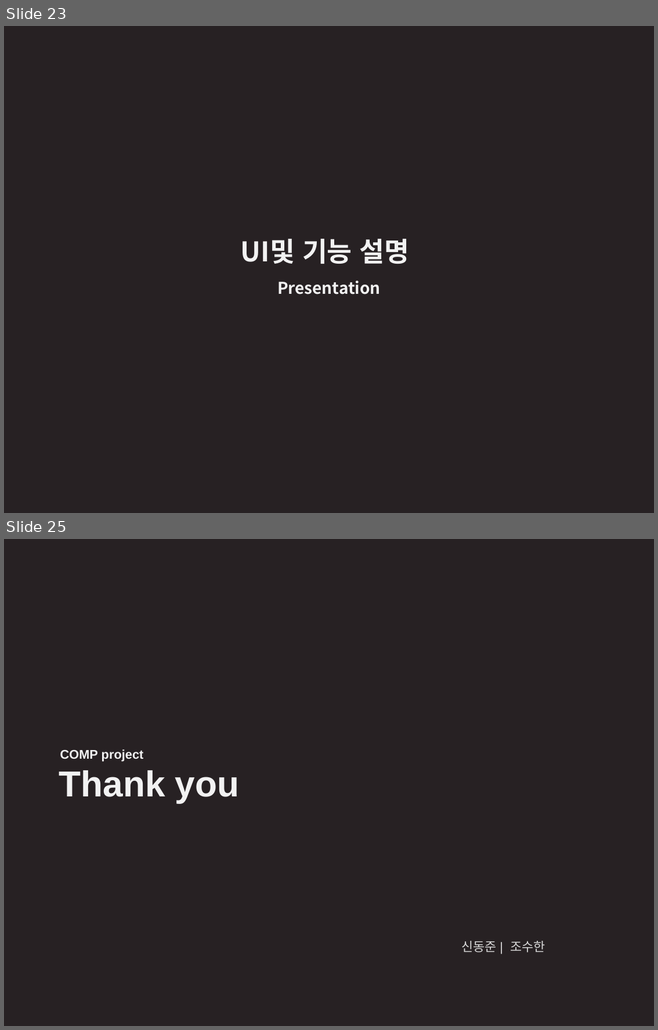
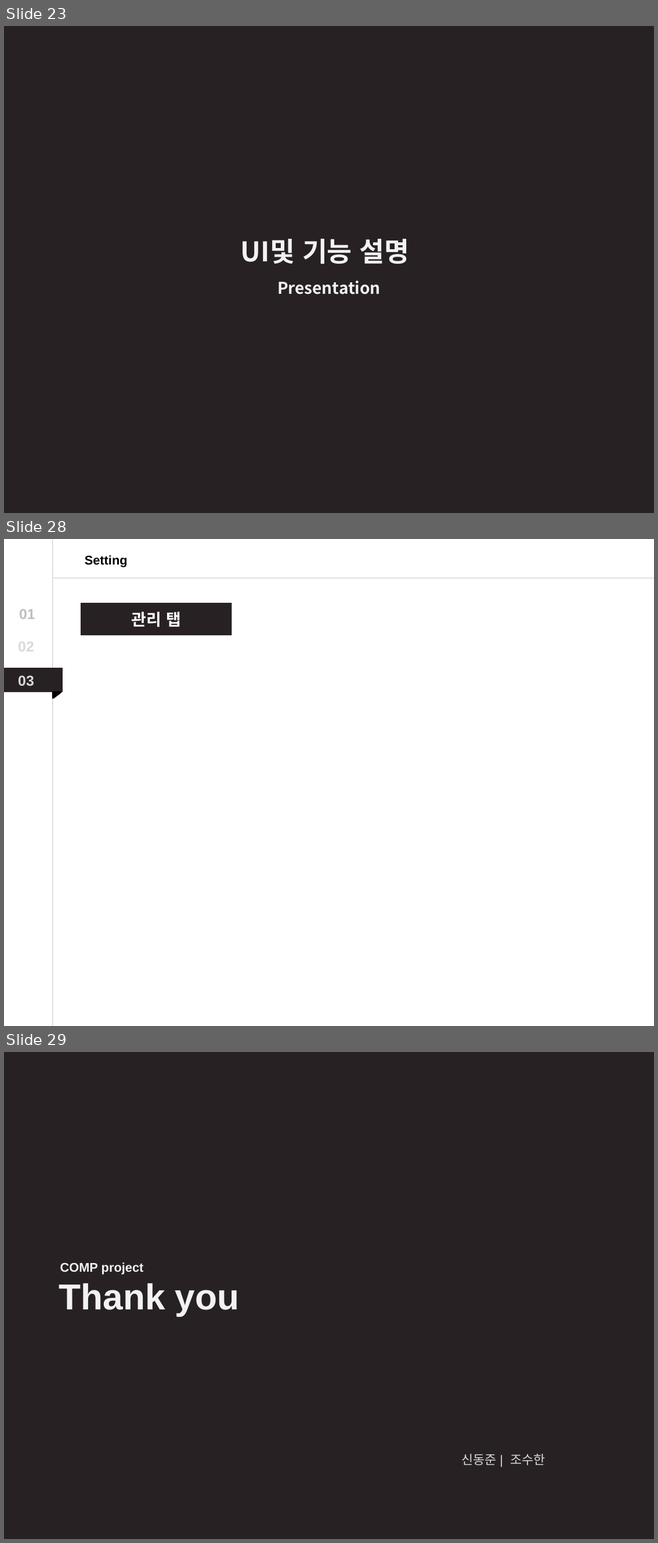
Before and after one commit to Dong-Jun-Shin/COMP_project, a slide deck: Document/DOC_source/ppt/pptTemp.pptx. Shown one above the other, each under a label of ours: slides 23 and 25 before the commit, slides 23, 28 and 29 after it; the slides between them are not shown. The pictures are 658x1030 and 658x1543 pixels, drawn with LibreOffice and Linux fonts; fonts in the diff are those of the drawing. Boxes give left, top, right and bottom in pixels: in the first picture for what was removed or moved away, otherwise in the second. Text is boxed around its words. In the diff, an @@ line names an element or a change of style, - is before the commit and + after.

```diff
--- a/Document/DOC_source/ppt/pptTemp.pptx
+++ b/Document/DOC_source/ppt/pptTemp.pptx
@@ slide 28 added at bbox=[4, 539, 654, 1026], background #FFFFFF @@
@@ line added from (53, 539) to (53, 1026), #A6A6A6 0.75 pt @@
@@ text added at bbox=[85, 555, 128, 567], 14 pt, text #000000, bold @@
+Setting
@@ line added from (654, 578) to (53, 578), #A6A6A6 0.75 pt @@
@@ rectangle added at bbox=[81, 603, 231, 635], fill #272123, 18 pt, text #FFFFFF, bold @@
+관리 탭
@@ text added at bbox=[19, 609, 35, 619], 16 pt, text #BFBFBF, bold @@
+01
@@ text added at bbox=[18, 639, 34, 655], 16 pt, text #D9D9D9, bold @@
+02
@@ rectangle added at bbox=[4, 668, 63, 692], fill #272123 @@
@@ text added at bbox=[18, 675, 34, 686], 16 pt, text #D9D9D9, bold @@
+03
@@ right triangle added at bbox=[53, 692, 61, 698], fill #000000, outline #000000 2 pt @@
@@ what was slide 25 is now slide 29 @@
```
Also in this commit, not shown: 1 slide changed, 4 other slides added, 1 slide removed, 11 other files.
